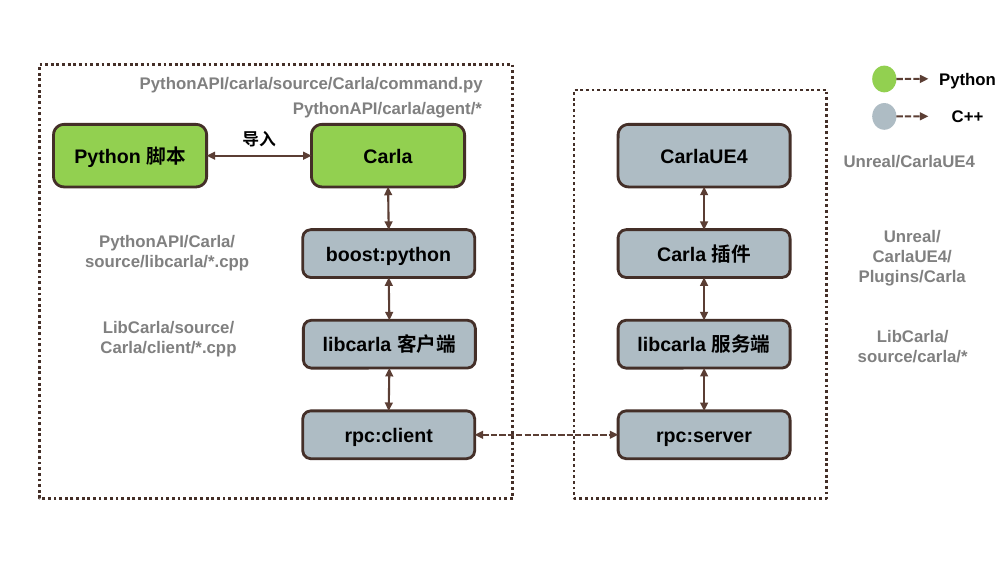
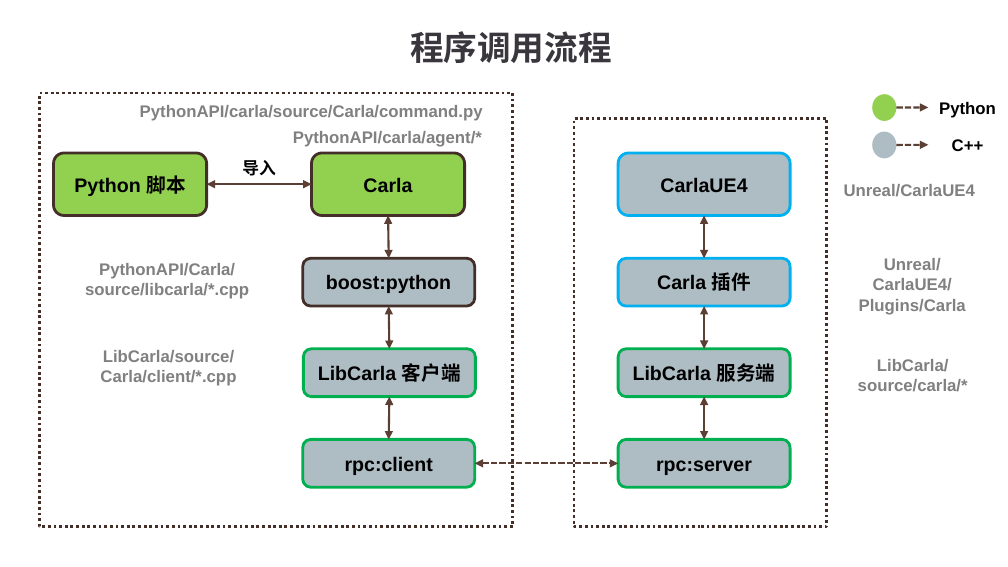
Before and after one commit to OpenHUTB/carla_doc, a slide deck: slide 2 of docs/img/Carla.pptx. Drawn at 1008x567 pixels with LibreOffice and Linux fonts; fonts in the diff are those of the drawing. Boxes give left, top, right and bottom in pixels: in the first picture for what was removed or moved away, otherwise in the second. Text is boxed around its words. In the diff, an @@ line names an element or a change of style, - is before the commit and + after.

```diff
--- a/docs/img/Carla.pptx
+++ b/docs/img/Carla.pptx
@@ text added at (410, 31, 612, 63), 24 pt, text #39373D, bold @@
+程序调用流程
@@ rounded rectangle "CarlaUE4" at (618, 153, 790, 216): outline #452F29 2 pt to #00B0F0 2 pt @@
@@ rounded rectangle "Carla 插件" at (618, 258, 790, 305): outline #452F29 2 pt to #00B0F0 2 pt @@
@@ 9 rounded rectangles, 8 double arrows, 6 texts, 6 rectangles, 2 ellipses, 2 arrows: place and size @@
-9 rounded rectangles, 8 double arrows, 6 texts, 6 rectangles, 2 ellipses, 2 arrows at (39, 65, 996, 498)
+9 rounded rectangles, 8 double arrows, 6 texts, 6 rectangles, 2 ellipses, 2 arrows at (39, 93, 1007, 527)
@@ text in rounded rectangle at (318, 363, 461, 382): text changed @@
-libcarla 客户端
+LibCarla 客户端
@@ text in rounded rectangle at (633, 363, 776, 382): text changed @@
-libcarla 服务端
+LibCarla 服务端
@@ outline #452F29 2 pt to #00B050 2 pt in 4 elements at (303, 349, 476, 396), (618, 349, 790, 396), (302, 439, 475, 487), (618, 439, 790, 487) @@
```
Also in this commit, not shown: 1 other slide changed, 14 other files.
